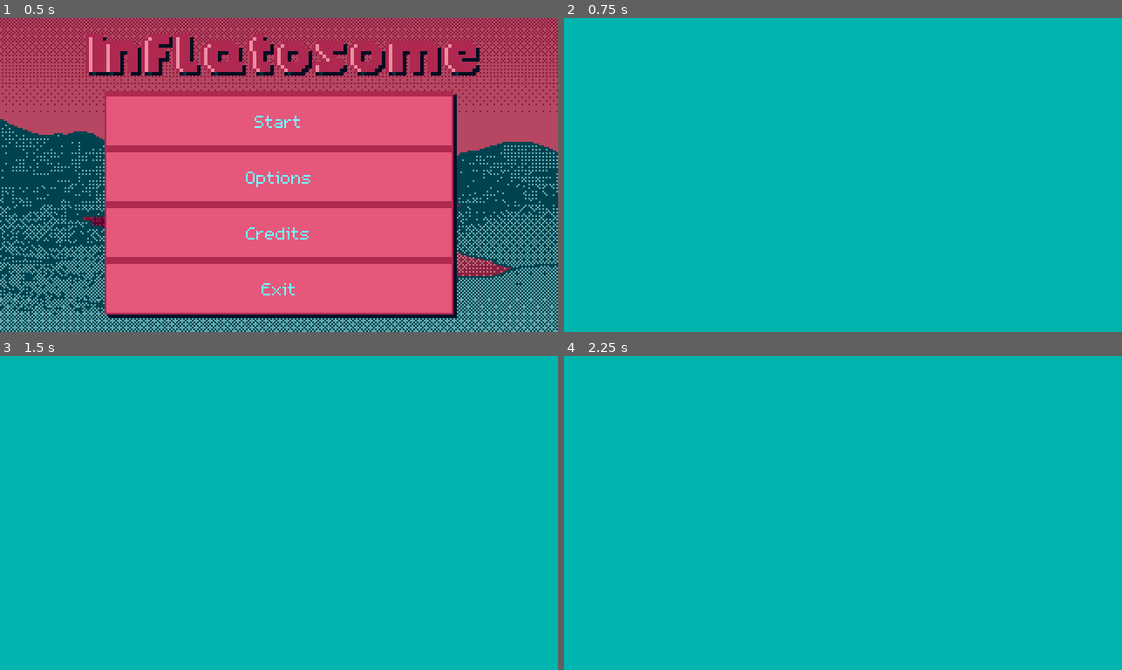
Above: before the commit, frames 1-4 (two rows, left to right).
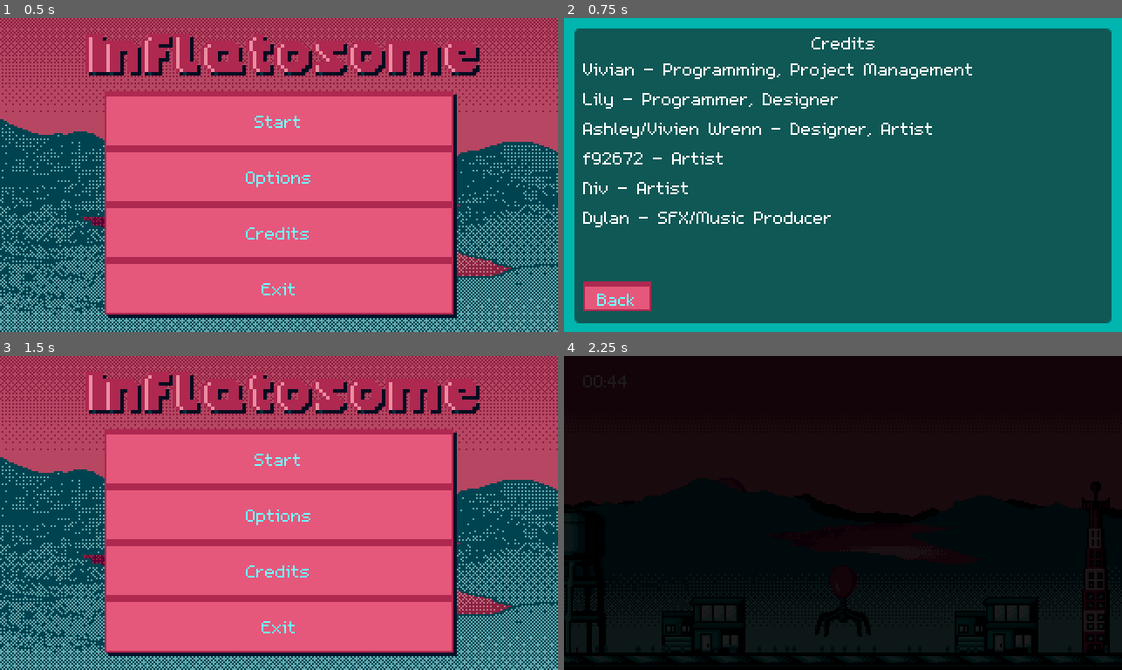
Above: after the commit, the same moments.

Repository: lily-swift/Jame-Gam-46
Game: Godot game, scene res://Scenes/main_menu.tscn
The game is run twice, just before and just after one commit, with the same random seed, the same clock (stepped at 60 frames per second) and the same inputs.
Inputs (mouse positions are in pixels of both pictures, inside the frame that each line leads up to):
- Up to frame 1 (0.5 s): no input
- Up to frame 2 (0.75 s): click "Credits" at 0.5 s
- Up to frame 3 (1.5 s): click (55, 635) at 1.25 s, where only the run after the commit has a clickable "Back"
- Up to frame 4 (2.25 s): click (843, 456) at 2 s, where only the run after the commit has a clickable "Start"

Frame 1 is identical in both runs. In frame 2, 90% of the frame differs, in the area x 1-99%, y 3-98%; in frame 3, 100%, in the area x 0-100%, y 0-100%; in frame 4, 100%.

Commit message:
credits and some attempted indicator vfx fixes

Diff:
--- a/Game/Scenes/credits.tscn
+++ b/Game/Scenes/credits.tscn
@@ -1,7 +1,9 @@
-[gd_scene load_steps=3 format=3 uid="uid://b61mae0dkps26"]
+[gd_scene load_steps=5 format=3 uid="uid://b61mae0dkps26"]
 
+[ext_resource type="Script" uid="uid://ctt0c5his6tbo" path="res://Scripts/credits.gd" id="1_1bamb"]
 [ext_resource type="Texture2D" uid="uid://o1a7k0aoooy3" path="res://Art/Buildings/office_blue.png" id="1_gryuy"]
 [ext_resource type="Theme" uid="uid://chub8xaykuame" path="res://Resources/main_menu.tres" id="2_ccovl"]
+[ext_resource type="FontFile" uid="uid://dswbhi82jmbe" path="res://m5x7.ttf" id="3_ccovl"]
 
 [node name="Credits" type="Control"]
 layout_mode = 3
@@ -10,6 +12,7 @@
 anchor_bottom = 1.0
 grow_horizontal = 2
 grow_vertical = 2
+script = ExtResource("1_1bamb")
 
 [node name="ColorRect" type="ColorRect" parent="."]
 layout_mode = 0
@@ -22,15 +25,80 @@
 position = Vector2(43, 110)
 texture = ExtResource("1_gryuy")
 
+[node name="Panel" type="Panel" parent="."]
+layout_mode = 0
+offset_left = 6.0
+offset_top = 6.0
+offset_right = 314.0
+offset_bottom = 175.0
+
+[node name="Label" type="Label" parent="."]
+layout_mode = 1
+anchors_preset = 5
+anchor_left = 0.5
+anchor_right = 0.5
+offset_left = -18.0
+offset_right = 19.0
+offset_bottom = 20.0
+grow_horizontal = 2
+theme = ExtResource("2_ccovl")
+theme_override_fonts/font = ExtResource("3_ccovl")
+text = "Credits"
+horizontal_alignment = 1
+vertical_alignment = 2
+
 [node name="VBoxContainer" type="VBoxContainer" parent="."]
 layout_mode = 1
 anchors_preset = 13
 anchor_left = 0.5
 anchor_right = 0.5
 anchor_bottom = 1.0
+offset_left = -149.0
+offset_top = 22.0
+offset_right = 148.0
+offset_bottom = -11.0
 grow_horizontal = 2
 grow_vertical = 2
 
-[node name="Label" type="Label" parent="VBoxContainer"]
+[node name="Vivian" type="Label" parent="VBoxContainer"]
 layout_mode = 2
+theme_override_fonts/font = ExtResource("3_ccovl")
+text = "Vivian - Programming, Project Management"
+
+[node name="Lily" type="Label" parent="VBoxContainer"]
+layout_mode = 2
+theme_override_fonts/font = ExtResource("3_ccovl")
+text = "Lily - Programmer, Designer"
+tab_stops = PackedFloat32Array(0)
+
+[node name="Ashley_Vivien" type="Label" parent="VBoxContainer"]
+layout_mode = 2
+theme_override_fonts/font = ExtResource("3_ccovl")
+text = "Ashley/Vivien Wrenn - Designer, Artist"
+
+[node name="f92672" type="Label" parent="VBoxContainer"]
+layout_mode = 2
+theme_override_fonts/font = ExtResource("3_ccovl")
+text = "f92672 - Artist"
+
+[node name="Niv" type="Label" parent="VBoxContainer"]
+layout_mode = 2
+theme_override_fonts/font = ExtResource("3_ccovl")
+text = "Niv - Artist"
+
+[node name="Dylan" type="Label" parent="VBoxContainer"]
+layout_mode = 2
+theme_override_fonts/font = ExtResource("3_ccovl")
+text = "Dylan - SFX/Music Producer"
+
+[node name="Back" type="Button" parent="."]
+layout_mode = 2
+offset_left = 11.0
+offset_top = 151.0
+offset_right = 50.0
+offset_bottom = 168.0
+size_flags_vertical = 3
 theme = ExtResource("2_ccovl")
+text = "Back"
+
+[connection signal="pressed" from="Back" to="." method="_on_back_pressed"]
--- /dev/null
+++ b/Game/Scenes/indicator.tscn
@@ -0,0 +1,72 @@
+[gd_scene load_steps=12 format=3 uid="uid://dcei1meet85dq"]
+
+[ext_resource type="Texture2D" uid="uid://dni13lxhjlm1j" path="res://Art/Minigame/InjectIndicatorFrames/Failure/inject_indicator_fail_1.png" id="1_wpra1"]
+[ext_resource type="Texture2D" uid="uid://bcrvee8er6ncj" path="res://Art/Minigame/InjectIndicatorFrames/Failure/inject_indicator_fail_2.png" id="2_gaist"]
+[ext_resource type="Texture2D" uid="uid://db51u3tpgujcm" path="res://Art/Minigame/InjectIndicatorFrames/Failure/inject_indicator_fail_3.png" id="3_qmwg3"]
+[ext_resource type="Texture2D" uid="uid://bb4qfolml8kt5" path="res://Art/Minigame/InjectIndicatorFrames/Failure/inject_indicator_fail_4.png" id="4_m4nib"]
+[ext_resource type="Texture2D" uid="uid://bkeny358725c0" path="res://Art/Minigame/InjectIndicatorFrames/Failure/inject_indicator_fail_5.png" id="5_1g6qq"]
+[ext_resource type="Texture2D" uid="uid://bn2w1hrv435l5" path="res://Art/Minigame/InjectIndicatorFrames/Success/inject_indicator_success_1.png" id="6_58omw"]
+[ext_resource type="Texture2D" uid="uid://cjgkilnxlkx1f" path="res://Art/Minigame/InjectIndicatorFrames/Success/inject_indicator_success_2.png" id="7_dual7"]
+[ext_resource type="Texture2D" uid="uid://m1c1y15xjv4s" path="res://Art/Minigame/InjectIndicatorFrames/Success/inject_indicator_success_3.png" id="8_mfglg"]
+[ext_resource type="Texture2D" uid="uid://bylduojv67hab" path="res://Art/Minigame/InjectIndicatorFrames/Success/inject_indicator_success_4.png" id="9_ilsjh"]
+[ext_resource type="Texture2D" uid="uid://ccxobrmairc6u" path="res://Art/Minigame/InjectIndicatorFrames/Success/inject_indicator_success_5.png" id="10_ocmdj"]
+
+[sub_resource type="SpriteFrames" id="SpriteFrames_cjpj7"]
+animations = [{
+"frames": [{
+"duration": 1.0,
+"texture": null
+}, {
+"duration": 1.0,
+"texture": ExtResource("1_wpra1")
+}, {
+"duration": 1.0,
+"texture": ExtResource("2_gaist")
+}, {
+"duration": 1.0,
+"texture": ExtResource("3_qmwg3")
+}, {
+"duration": 1.0,
+"texture": ExtResource("4_m4nib")
+}, {
+"duration": 1.0,
+"texture": ExtResource("5_1g6qq")
+}, {
+"duration": 1.0,
+"texture": null
+}],
+"loop": false,
+"name": &"Failure",
+"speed": 15.0
+}, {
+"frames": [{
+"duration": 1.0,
+"texture": null
+}, {
+"duration": 1.0,
+"texture": ExtResource("6_58omw")
+}, {
+"duration": 1.0,
+"texture": ExtResource("7_dual7")
+}, {
+"duration": 1.0,
+"texture": ExtResource("8_mfglg")
+}, {
+"duration": 1.0,
+"texture": ExtResource("9_ilsjh")
+}, {
+"duration": 1.0,
+"texture": ExtResource("10_ocmdj")
+}, {
+"duration": 1.0,
+"texture": null
+}],
+"loop": false,
+"name": &"Success",
+"speed": 15.0
+}]
+
+[node name="Indicator" type="AnimatedSprite2D"]
+texture_filter = 1
+sprite_frames = SubResource("SpriteFrames_cjpj7")
+animation = &"Failure"
--- a/Game/Scenes/minigame.tscn
+++ b/Game/Scenes/minigame.tscn
@@ -1,82 +1,18 @@
-[gd_scene load_steps=24 format=3 uid="uid://cd350i2yignp4"]
+[gd_scene load_steps=14 format=3 uid="uid://cd350i2yignp4"]
 
 [ext_resource type="Texture2D" uid="uid://cyp65uswy6fpn" path="res://Art/Minigame/inject_ui_border.png" id="1_entbh"]
 [ext_resource type="Script" uid="uid://dj7k8ccyxjwm4" path="res://Scripts/minigame.gd" id="1_vt7p6"]
 [ext_resource type="Texture2D" uid="uid://bmud2g03j3cxp" path="res://Art/Minigame/inject_ui_bg.png" id="2_cnqmc"]
 [ext_resource type="Texture2D" uid="uid://bsglbh1b213rs" path="res://Art/Minigame/inject_ui_injector.png" id="3_cnqmc"]
 [ext_resource type="AudioStream" uid="uid://cql10b56c8obv" path="res://Sound/SFX_injectPulse.wav" id="4_xvspr"]
-[ext_resource type="Texture2D" uid="uid://dni13lxhjlm1j" path="res://Art/Minigame/InjectIndicatorFrames/Failure/inject_indicator_fail_1.png" id="5_vrsa3"]
+[ext_resource type="PackedScene" uid="uid://dcei1meet85dq" path="res://Scenes/indicator.tscn" id="5_vnlq7"]
 [ext_resource type="AudioStream" uid="uid://8h0itw8682mq" path="res://Sound/SFX_injectSuccessJingle.wav" id="5_vt7p6"]
-[ext_resource type="Texture2D" uid="uid://bcrvee8er6ncj" path="res://Art/Minigame/InjectIndicatorFrames/Failure/inject_indicator_fail_2.png" id="6_7hunx"]
-[ext_resource type="Texture2D" uid="uid://db51u3tpgujcm" path="res://Art/Minigame/InjectIndicatorFrames/Failure/inject_indicator_fail_3.png" id="7_5amql"]
 [ext_resource type="Shader" uid="uid://bwgeqbipqcx1m" path="res://Scripts/mask_shader.gdshader" id="7_875xv"]
-[ext_resource type="Texture2D" uid="uid://bb4qfolml8kt5" path="res://Art/Minigame/InjectIndicatorFrames/Failure/inject_indicator_fail_4.png" id="8_cjpj7"]
 [ext_resource type="Texture2D" uid="uid://bojaxmk520ruo" path="res://Art/whiteSquare.png" id="8_hu0dr"]
-[ext_resource type="Texture2D" uid="uid://bkeny358725c0" path="res://Art/Minigame/InjectIndicatorFrames/Failure/inject_indicator_fail_5.png" id="9_t7v8w"]
 [ext_resource type="AudioStream" uid="uid://bna45qmhg0m07" path="res://Sound/SFX_injectFailJingle.wav" id="9_xcq3l"]
-[ext_resource type="Texture2D" uid="uid://bn2w1hrv435l5" path="res://Art/Minigame/InjectIndicatorFrames/Success/inject_indicator_success_1.png" id="10_o0wen"]
-[ext_resource type="Texture2D" uid="uid://cjgkilnxlkx1f" path="res://Art/Minigame/InjectIndicatorFrames/Success/inject_indicator_success_2.png" id="11_y1yvp"]
-[ext_resource type="Texture2D" uid="uid://m1c1y15xjv4s" path="res://Art/Minigame/InjectIndicatorFrames/Success/inject_indicator_success_3.png" id="12_surmu"]
-[ext_resource type="Texture2D" uid="uid://bylduojv67hab" path="res://Art/Minigame/InjectIndicatorFrames/Success/inject_indicator_success_4.png" id="13_yh4dq"]
-[ext_resource type="Texture2D" uid="uid://ccxobrmairc6u" path="res://Art/Minigame/InjectIndicatorFrames/Success/inject_indicator_success_5.png" id="14_bs74f"]
 
 [sub_resource type="RectangleShape2D" id="RectangleShape2D_f0kie"]
 size = Vector2(20, 2)
-
-[sub_resource type="SpriteFrames" id="SpriteFrames_cjpj7"]
-animations = [{
-"frames": [{
-"duration": 1.0,
-"texture": null
-}, {
-"duration": 1.0,
-"texture": ExtResource("5_vrsa3")
-}, {
-"duration": 1.0,
-"texture": ExtResource("6_7hunx")
-}, {
-"duration": 1.0,
-"texture": ExtResource("7_5amql")
-}, {
-"duration": 1.0,
-"texture": ExtResource("8_cjpj7")
-}, {
-"duration": 1.0,
-"texture": ExtResource("9_t7v8w")
-}, {
-"duration": 1.0,
-"texture": null
-}],
-"loop": false,
-"name": &"Failure",
-"speed": 15.0
-}, {
-"frames": [{
-"duration": 1.0,
-"texture": null
-}, {
-"duration": 1.0,
-"texture": ExtResource("10_o0wen")
-}, {
-"duration": 1.0,
-"texture": ExtResource("11_y1yvp")
-}, {
-"duration": 1.0,
-"texture": ExtResource("12_surmu")
-}, {
-"duration": 1.0,
-"texture": ExtResource("13_yh4dq")
-}, {
-"duration": 1.0,
-"texture": ExtResource("14_bs74f")
-}, {
-"duration": 1.0,
-"texture": null
-}],
-"loop": false,
-"name": &"Success",
-"speed": 15.0
-}]
 
 [sub_resource type="ShaderMaterial" id="ShaderMaterial_icj52"]
 shader = ExtResource("7_875xv")
@@ -126,11 +62,11 @@
 texture_filter = 1
 texture = ExtResource("3_cnqmc")
 
-[node name="Indicator" type="AnimatedSprite2D" parent="Plunger"]
-texture_filter = 1
+[node name="Indicator" parent="Plunger" instance=ExtResource("5_vnlq7")]
 position = Vector2(0, 23.5)
-sprite_frames = SubResource("SpriteFrames_cjpj7")
-animation = &"Failure"
+
+[node name="IndicatorSpawnPos" type="Node2D" parent="Plunger"]
+position = Vector2(0, 23.5)
 
 [node name="Mask" type="Sprite2D" parent="."]
 z_index = 6
--- /dev/null
+++ b/Game/Scripts/credits.gd
@@ -0,0 +1,5 @@
+extends Control
+
+func _on_back_pressed() -> void:
+	await get_tree().create_timer(0.05).timeout
+	get_tree().change_scene_to_file("res://Scenes/main_menu.tscn")
--- a/Game/Scripts/win_bar.gd
+++ b/Game/Scripts/win_bar.gd
@@ -1,26 +1,30 @@
 extends Sprite2D
 
 @onready var keyPressTimer : Timer = $"../KeyPressTimer"
-@onready var indicator : AnimatedSprite2D = $"../Plunger/Indicator"
+#@onready var indicatorPos : Node2D
+#@onready var indicator : PackedScene = preload("res://Scenes/indicator.tscn")
 
 var plungerOverlap : bool = false
 signal clicked(winBar : Sprite2D)
 
+func _ready():
+	#indicatorPos = get_node("../Plunger/IndicatorSpawnPos")
+	pass
+
 func _input(event) -> void:
-	if event is InputEventKey:
-		if not (event.pressed and event.keycode == KEY_SPACE):
-			return
-		if false: #not keyPressTimer.is_stopped():
-			return
-		if plungerOverlap:
-			clicked.emit(self)
-			keyPressTimer.start()
-			indicator.animation = "Success"
-			indicator.play()
-			queue_free()
-			return
-		indicator.animation = "Failure"
-		indicator.play("Failure")
+	if event is InputEventKey and event.pressed:
+		if event.keycode == KEY_SPACE:
+			if false: #not keyPressTimer.is_stopped():
+				return
+			#var indicatorInstance : AnimatedSprite2D = indicator.instantiate()
+			#indicatorInstance.global_position = indicatorPos.global_position
+			if plungerOverlap:
+				clicked.emit(self)
+				keyPressTimer.start()
+			#	indicatorInstance.play("Success")
+				queue_free()
+			#else:
+			#	indicatorInstance.play("Failure")
 
 func _on_area_2d_body_entered(body: Node2D) -> void:
 	if body == $"../Plunger":
Not shown, added: Game/Scripts/credits.gd.uid
